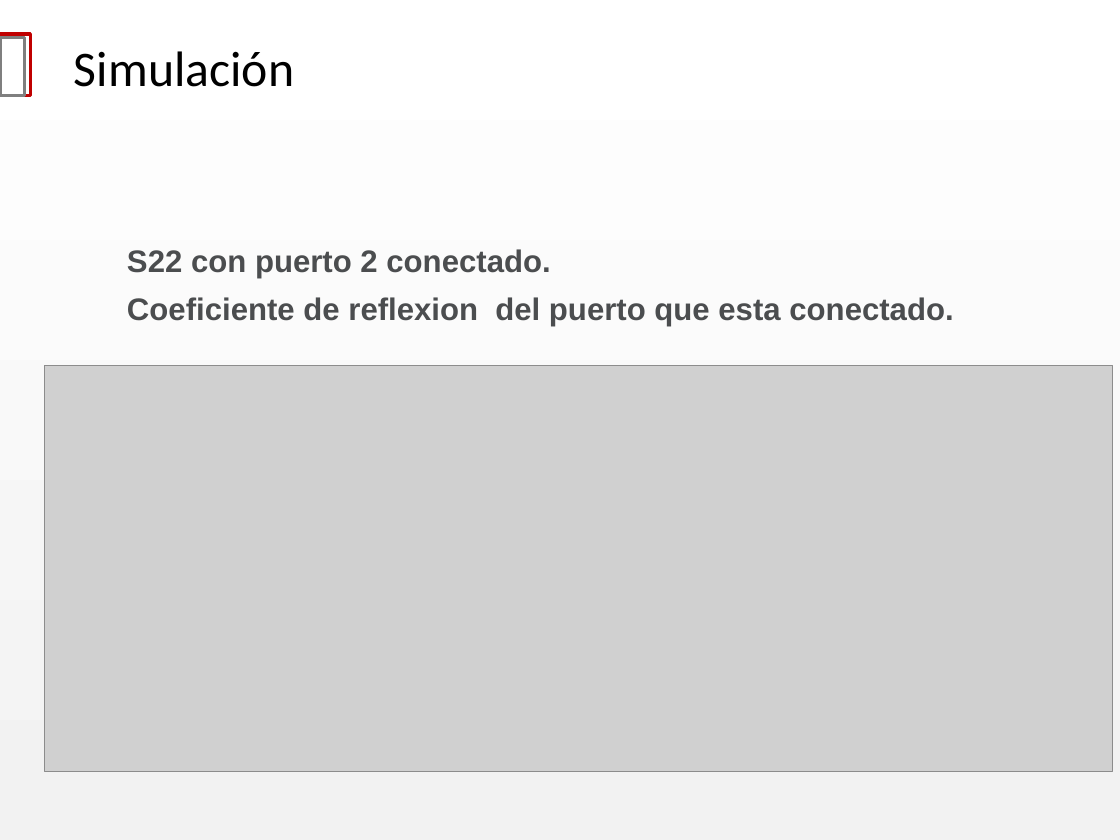
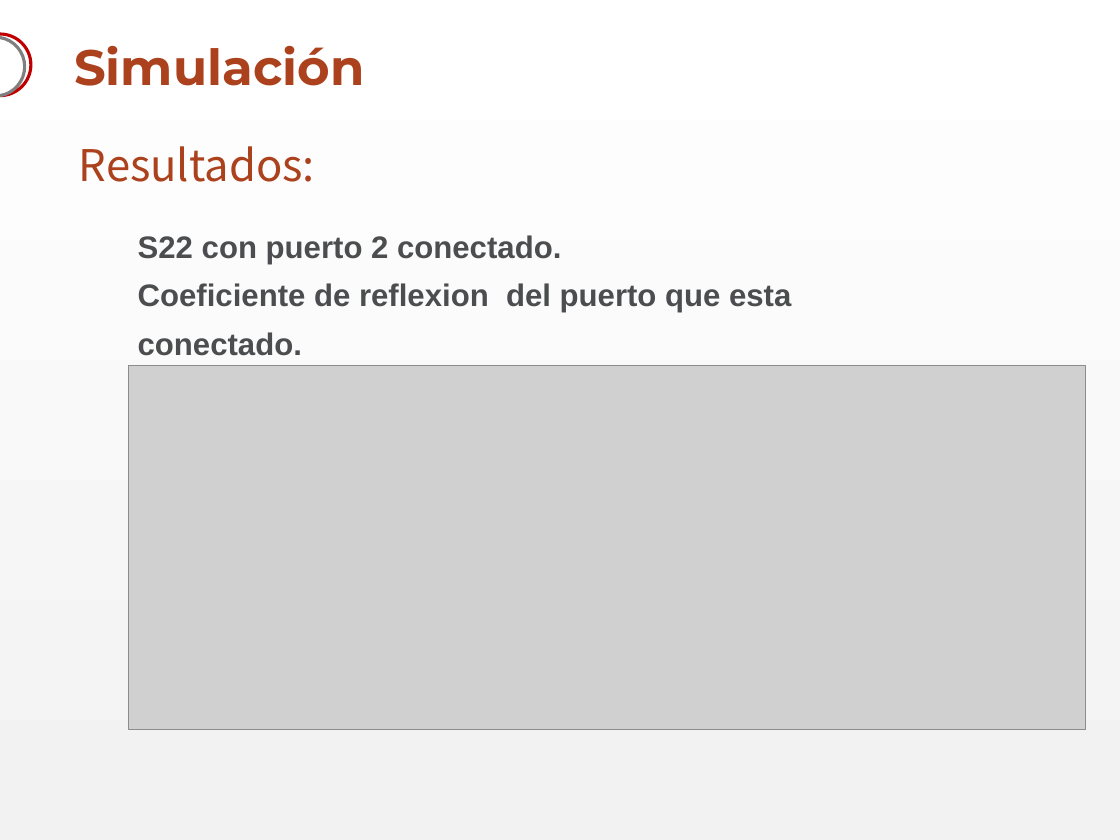
Before and after one commit to akukulanski/RF_Switch_3GHz, a slide deck: slide 9 of Presentación/RF Switch.pptx. Drawn at 1120x840 pixels with LibreOffice and Linux fonts; fonts in the diff are those of the drawing; grey boxes stand for pictures; background and template pictures are left out. Boxes give left, top, right and bottom in pixels: in the first picture for what was removed or moved away, otherwise in the second. Text is boxed around its words. In the diff, an @@ line names an element or a change of style, - is before the commit and + after.

```diff
--- a/Presentación/RF Switch.pptx
+++ b/Presentación/RF Switch.pptx
@@ title "Simulación" at [74, 46, 364, 86]: font Calibri to Montserrat, text colour #000000 to #AC411D, bold on; line spacing 1 to 0.9 @@
@@ rectangle removed at [0, 34, 31, 95] @@
@@ rectangle removed at [0, 38, 25, 96] @@
@@ freeform shape added at [0, 34, 31, 95], outline #C00000 2 pt @@
@@ freeform shape added at [0, 38, 25, 96], outline #7F7F7F 2 pt @@
@@ text "Resultados:" at [79, 146, 315, 182]: vertical alignment bottom to top @@
@@ text at [79, 146, 315, 182]: text changed; text colour #000000 to #AC411D; bold off @@
-Resultados [Qucs]:
+Resultados:
@@ text "S22 con puerto 2 conectado." rewrapped from [127, 249, 953, 327] to [138, 235, 791, 356] @@
@@ picture: place and size @@
-picture at [45, 365, 1113, 772]
+picture at [129, 366, 1086, 730]
```
Also in this commit, not shown: 14 other slides changed.
